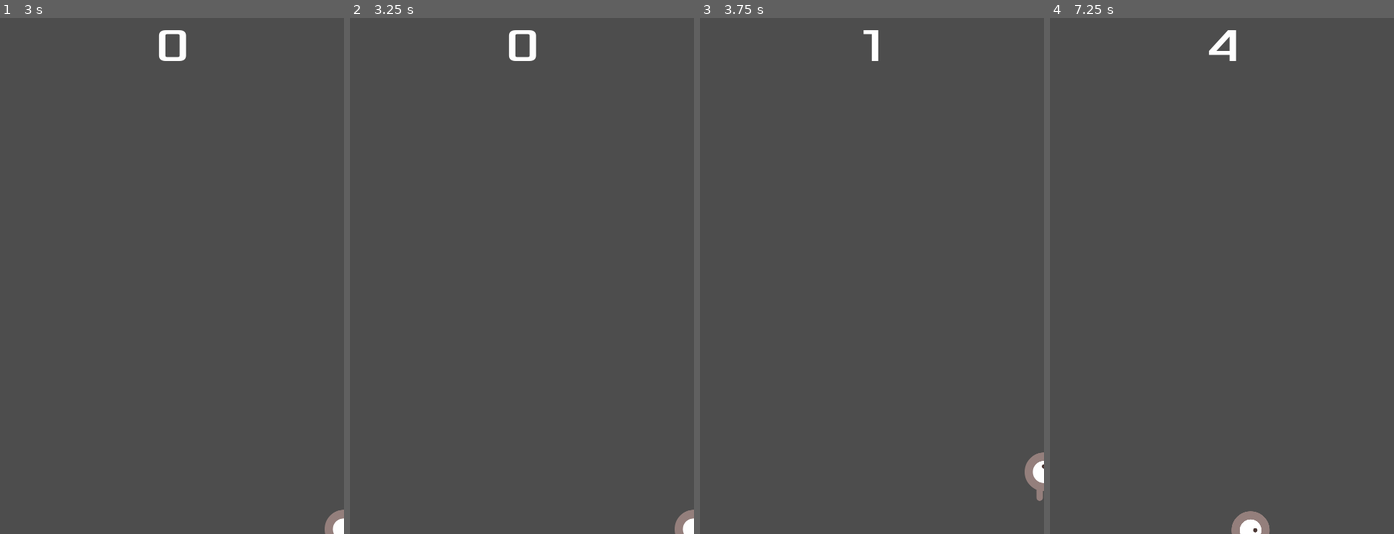
Above: before the commit, frames 1-4 (left to right).
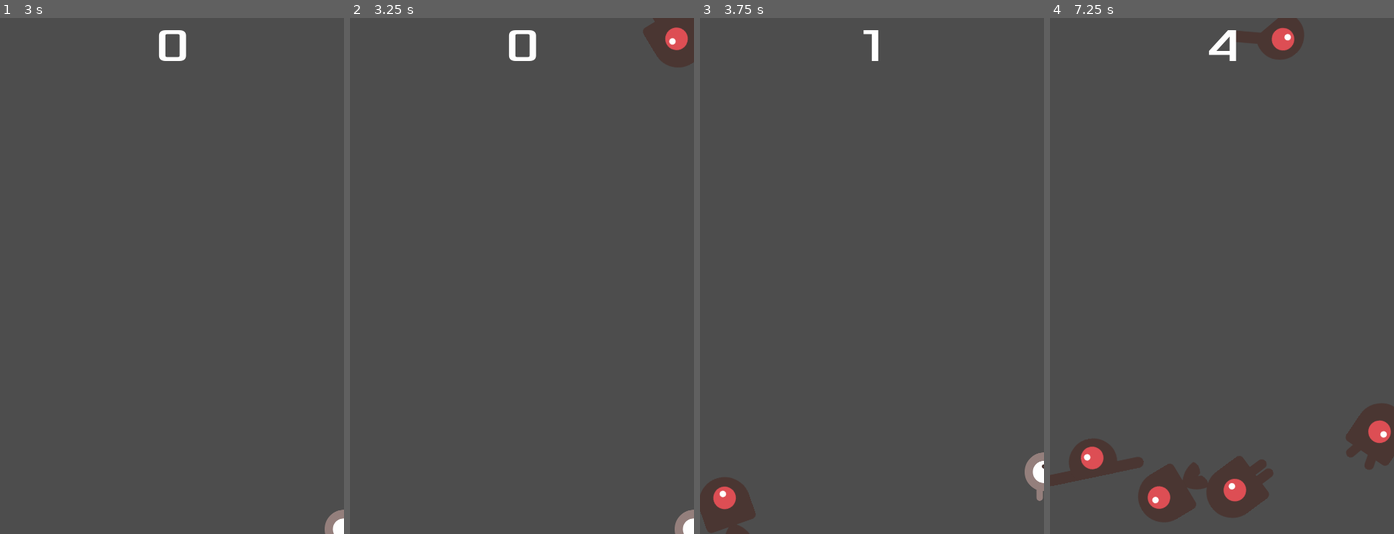
Above: after the commit, the same moments.

Repository: prejammers/godot-2d-tutorial
Game: Godot game, scene res://Scenes/main.tscn
Two runs of this game, one before a commit and one after it. Both use one fixed random seed, a clock stepped at 60 frames per second and the inputs below.
Inputs:
- Up to frame 1 (3 s): click "Start" at 0.5 s; tap Enter at 1.25 s; hold D (move_right) 1.28-2.03 s; hold S (move_down) 2.03-2.78 s; hold D (move_right) from 2.78 s (still down)
- Up to frame 2 (3.25 s): keep holding D (move_right)
- Up to frame 3 (3.75 s): release D (move_right) at 3.53 s; hold W (move_up) from 3.53 s (still down)
- Up to frame 4 (7.25 s): release W (move_up) at 4.28 s; hold A (move_left) 4.28-5.78 s; hold S (move_down) 5.78-6.53 s; hold D (move_right) from 6.53 s (still down)

Frame 1 is identical in both runs. In frame 2, 1.1% of the frame differs, in the area x 85-100%, y 0-10%; in frame 3, 1.3%; in frame 4, 6.8%, in the area x 0-100%, y 0-100%.
Error before the commit: Invalid assignment of property or key 'position' with value of type 'Vector2' on a base object of type 'null instance'. (res://Scenes/Main.gd:45)

Commit message:
working now

Diff:
--- a/Scenes/main.tscn
+++ b/Scenes/main.tscn
@@ -2,19 +2,18 @@
 
 [ext_resource type="Script" path="res://Scenes/Main.gd" id="1_66s6h"]
 [ext_resource type="PackedScene" uid="uid://bmpqumsmvibdw" path="res://Scenes/player.tscn" id="2_0cbwy"]
+[ext_resource type="PackedScene" uid="uid://ciwv7w4y4dt2f" path="res://Scenes/mob.tscn" id="2_7sdn8"]
 [ext_resource type="PackedScene" uid="uid://btxftm08glddu" path="res://Scenes/hud.tscn" id="3_x50bc"]
-
-[sub_resource type="PackedScene" id="PackedScene_gjnqg"]
 
 [sub_resource type="Curve2D" id="Curve2D_6av2y"]
 _data = {
-"points": PackedVector2Array(0, 0, 0, 0, 0, 0, 0, 0, 0, 0, 480, 0, 0, 0, 0, 0, 480, 720, 0, 0, 0, 0, 0, 720, 0, 0, 0, 0, 0, 0)
+"points": PackedVector2Array(0, 0, 0, 0, 472, 0, 0, 0, 0, 0, 472, 720, 0, 0, 0, 0, 0, 720, 0, 0, 0, 0, 0, 0, 0, 0, 0, 0, 472, 0)
 }
 point_count = 5
 
 [node name="Main" type="Node"]
 script = ExtResource("1_66s6h")
-mob_scene = SubResource("PackedScene_gjnqg")
+mob_scene = ExtResource("2_7sdn8")
 
 [node name="Player" parent="." instance=ExtResource("2_0cbwy")]
 metadata/_edit_group_ = true
@@ -32,9 +31,12 @@
 position = Vector2(240, 450)
 
 [node name="MobPath" type="Path2D" parent="."]
+scale = Vector2(1.01695, 1)
 curve = SubResource("Curve2D_6av2y")
 
 [node name="MobSpawnLocation" type="PathFollow2D" parent="MobPath"]
+position = Vector2(472, 0)
+rotation = 1.5708
 
 [node name="HUD" parent="." instance=ExtResource("3_x50bc")]
 
--- a/player.tscn
+++ b/player.tscn
@@ -1,6 +1,5 @@
-[gd_scene load_steps=8 format=3 uid="uid://uggf827nsvf3"]
+[gd_scene load_steps=7 format=3 uid="uid://uggf827nsvf3"]
 
-[ext_resource type="Script" path="res://player.gd" id="1_fsd0v"]
 [ext_resource type="Texture2D" uid="uid://bs53vrgcddc1v" path="res://art/playerGrey_up1.png" id="1_smf3h"]
 [ext_resource type="Texture2D" uid="uid://c6rv0susao2eu" path="res://art/playerGrey_up2.png" id="2_hbunb"]
 [ext_resource type="Texture2D" uid="uid://bnja08ukxjlvq" path="res://art/playerGrey_walk1.png" id="3_5ax5f"]
@@ -36,7 +35,6 @@
 height = 68.0
 
 [node name="Player" type="Area2D"]
-script = ExtResource("1_fsd0v")
 
 [node name="AnimatedSprite2D" type="AnimatedSprite2D" parent="."]
 scale = Vector2(0.5, 0.5)
